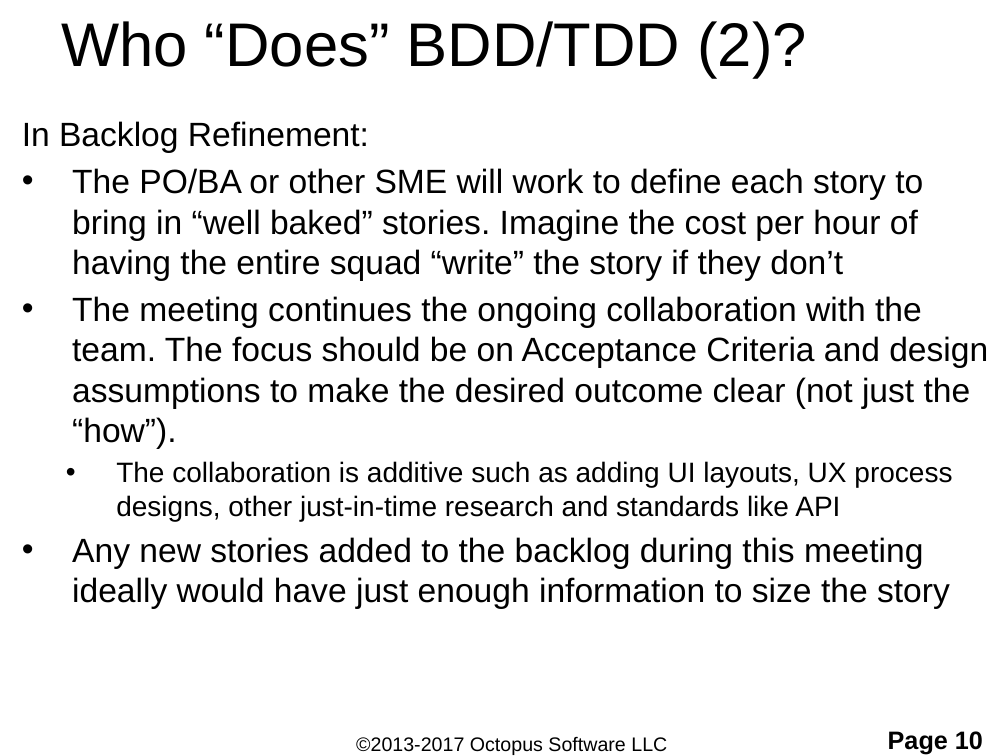
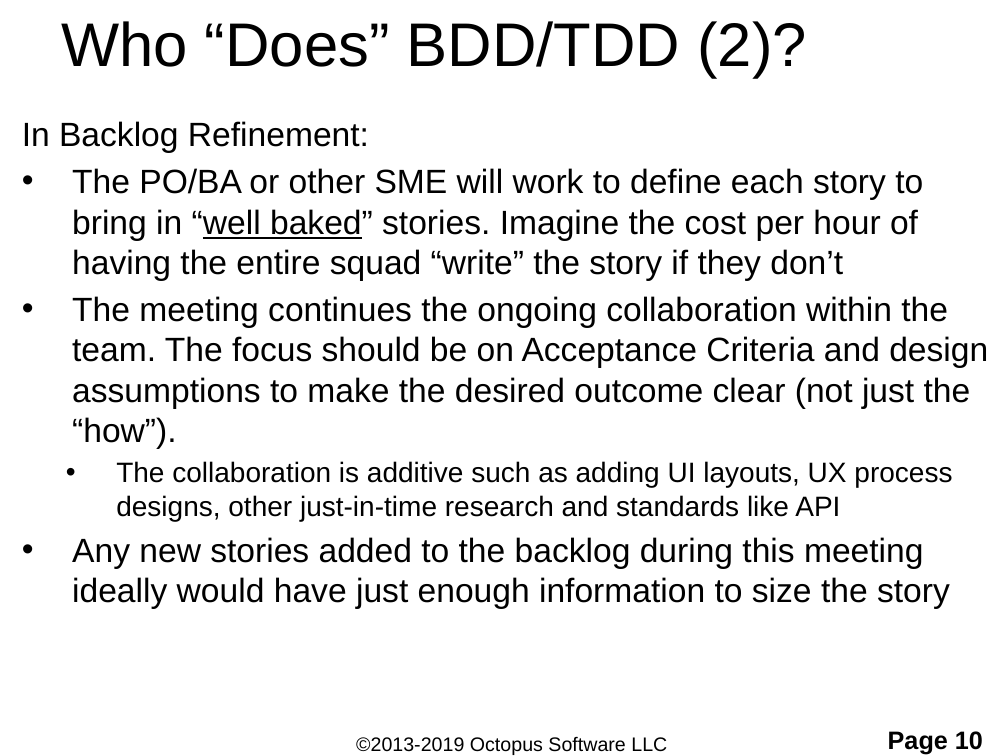
Before and after one commit to ShaneOctopus/RomanConversionStarting, a slide deck: slide 10 of workingFiles/TDD and BDD.pptx. Drawn at 1008x756 pixels with LibreOffice and Linux fonts; fonts in the diff are those of the drawing; background and template pictures are left out. Boxes give left, top, right and bottom in pixels: in the first picture for what was removed or moved away, otherwise in the second. Text is boxed around its words. In the diff, an @@ line names an element or a change of style, - is before the commit and + after.

```diff
--- a/workingFiles/TDD and BDD.pptx
+++ b/workingFiles/TDD and BDD.pptx
@@ text at (72, 168, 923, 281): underline on in "“well baked”" @@
@@ text at (72, 296, 988, 449): text changed @@
-• The meeting continues the ongoing collaboration with the team. The focus should be on Acceptance Criteria and design assumptions to make the desired outcome clear (not just the “how”).
+• The meeting continues the ongoing collaboration within the team. The focus should be on Acceptance Criteria and design assumptions to make the desired outcome clear (not just the “how”).
@@ text at (356, 737, 667, 755): text changed @@
-©2013-2017 Octopus Software LLC
+©2013-2019 Octopus Software LLC
```
Also in this commit, not shown: 22 other slides changed, 1 other file.
